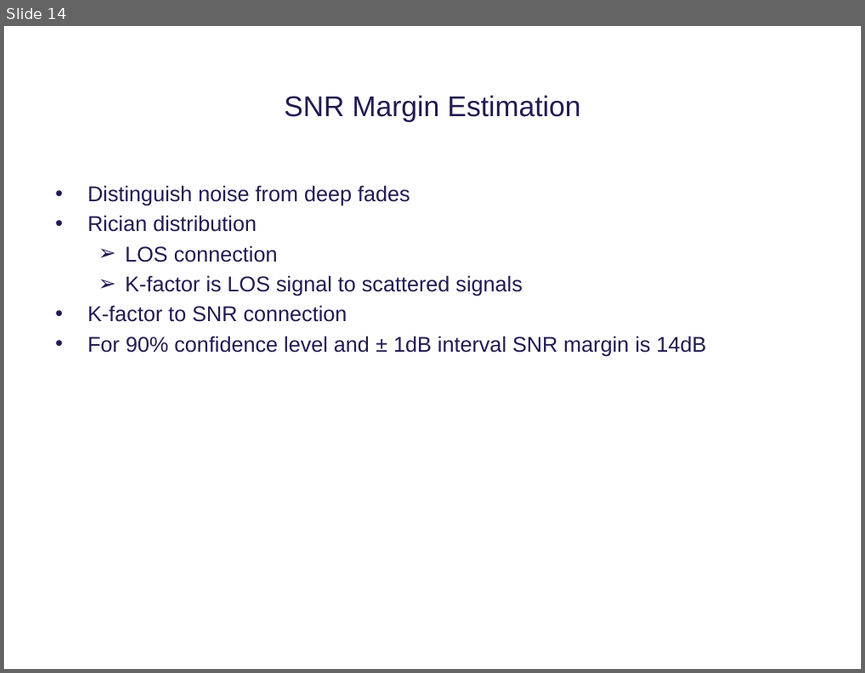
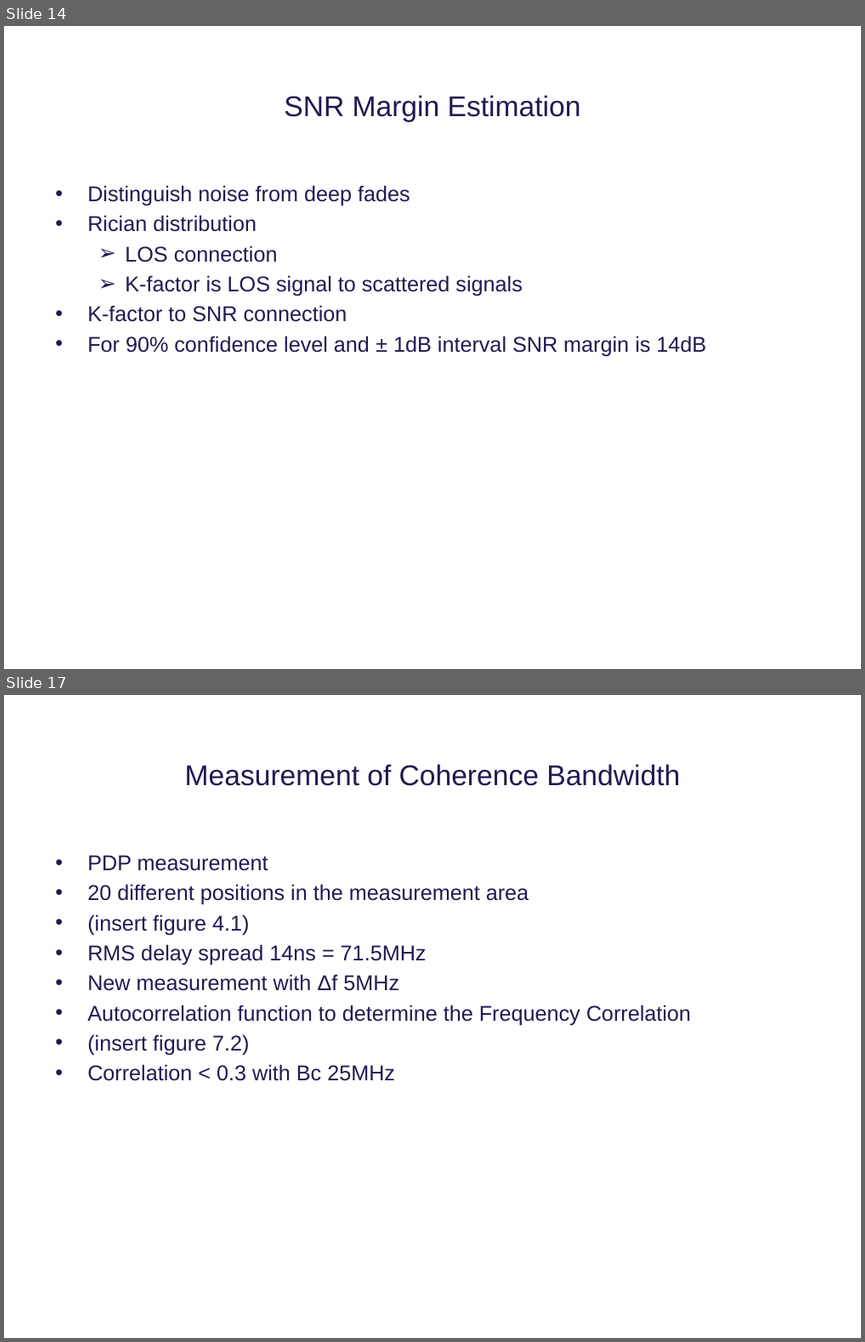
Before and after one commit to tkjj13/P8, a slide deck: ppt/premature ppt.pptx. Shown one above the other, each under a label of ours: slide 14 before the commit, slides 14 and 17 after it; the slides between them are not shown. The pictures are 865x673 and 865x1342 pixels, drawn with LibreOffice and Linux fonts; fonts in the diff are those of the drawing; background and template pictures are left out. Boxes give left, top, right and bottom in pixels: in the first picture for what was removed or moved away, otherwise in the second. Text is boxed around its words. In the diff, an @@ line names an element or a change of style, - is before the commit and + after.

```diff
--- a/ppt/premature ppt.pptx
+++ b/ppt/premature ppt.pptx
@@ slide 17 added at <box>4,695,861,1338</box>, background #FFFFFF @@
@@ title added at <box>185,764,680,786</box>, 24 pt, text #211A52 @@
+Measurement of Coherence Bandwidth
@@ text added at <box>87,855,691,1081</box>, 18 pt, text #211A52 @@
+• PDP measurement
+• 20 different positions in the measurement area
+• (insert figure 4.1)
+• RMS delay spread 14ns = 71.5MHz
+• New measurement with Δf 5MHz
+• Autocorrelation function to determine the Frequency Correlation
+• (insert figure 7.2)
+• Correlation < 0.3 with Bc 25MHz
```
Also in this commit, not shown: 2 slides changed, 10 other slides added.
